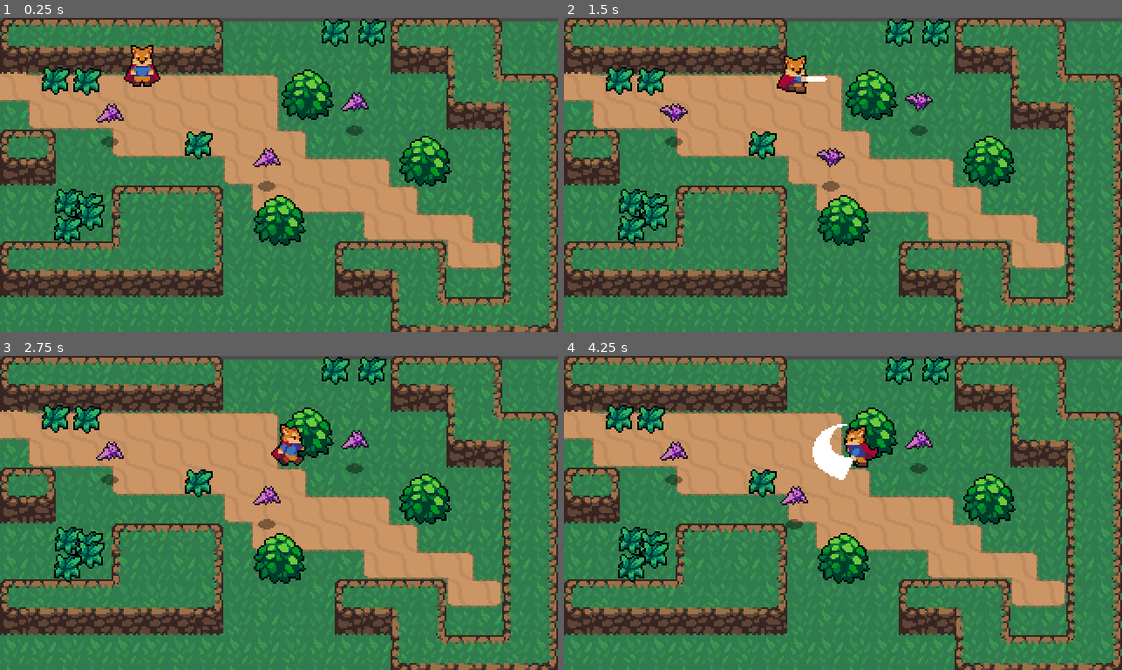
Above: before the commit, frames 1-4 (two rows, left to right).
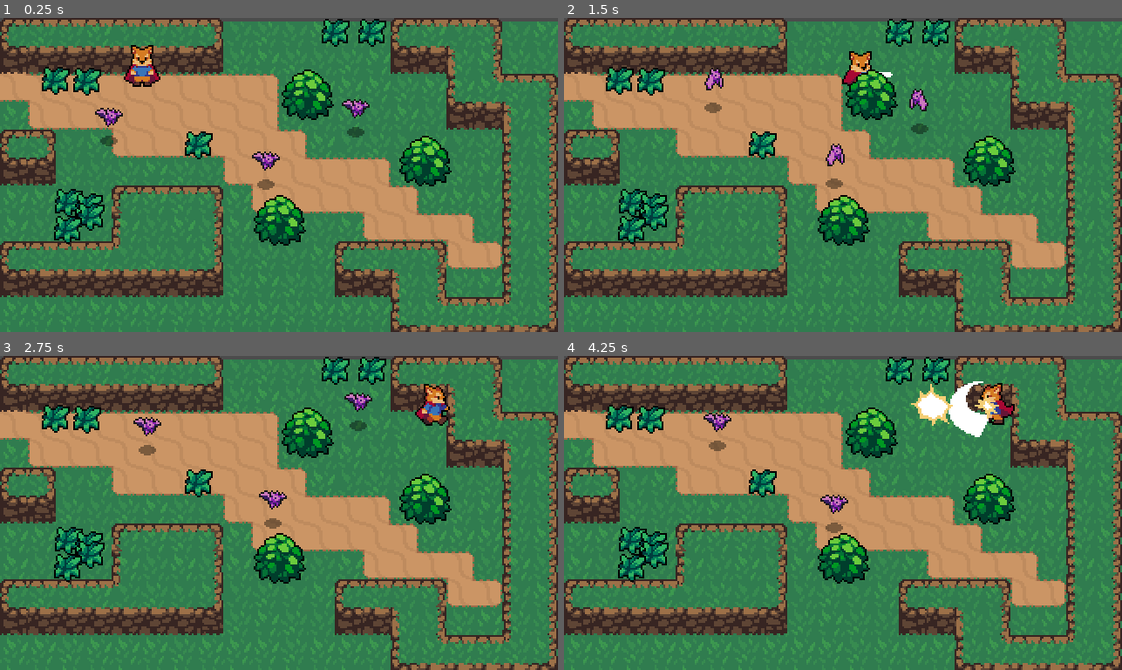
Above: after the commit, the same moments.

Repository: sunsLorenzo/godot_learn
Game: Godot game, scene res://World/world.tscn
Same seed, same stepped clock (60 frames per second), same inputs: the game is played once before the commit and once after it.
Inputs:
- Up to frame 1 (0.25 s): no input
- Up to frame 2 (1.5 s): hold Right (ui_right) 0.53-1.28 s; tap K (roll) at 0.6 s; hold Down (ui_down) from 1.28 s (still down); tap J (attack) at 1.35 s
- Up to frame 3 (2.75 s): tap K (roll) at 1.55, 2.1 s; release Down (ui_down) at 2.03 s; hold Right (ui_right) from 2.03 s (still down)
- Up to frame 4 (4.25 s): release Right (ui_right) at 2.78 s; hold Up (ui_up) 2.78-3.53 s; tap K (roll) at 2.85, 3.8 s; hold Left (ui_left) from 3.53 s (still down); hold J (attack) from 3.53 s (still down)

The runs differ from the first frame. In frame 1, 0.7% of the frame differs, in the area x 17-67%, y 23-56%; in frame 2, 1.9%; in frame 3, 2.3%; in frame 4, 4.0%, in the area x 17-81%, y 8-57%.

Commit message:
basic bat AI chasing player

Diff:
--- /dev/null
+++ b/RPG/Effects/HitEffect.tscn
@@ -0,0 +1,25 @@
+[gd_scene load_steps=6 format=2]
+
+[ext_resource path="res://Effects/HitEffect.png" type="Texture" id=1]
+[ext_resource path="res://Effects/Effect.gd" type="Script" id=2]
+
+[sub_resource type="AtlasTexture" id=1]
+atlas = ExtResource( 1 )
+region = Rect2( 0, 0, 24, 24 )
+
+[sub_resource type="AtlasTexture" id=2]
+atlas = ExtResource( 1 )
+region = Rect2( 24, 0, 24, 24 )
+
+[sub_resource type="SpriteFrames" id=3]
+animations = [ {
+"frames": [ SubResource( 1 ), SubResource( 2 ) ],
+"loop": true,
+"name": "default",
+"speed": 5.0
+} ]
+
+[node name="HitEffect" type="AnimatedSprite"]
+frames = SubResource( 3 )
+offset = Vector2( -8, -8 )
+script = ExtResource( 2 )
--- /dev/null
+++ b/RPG/Effects/PlayerDetectionZone.gd
@@ -0,0 +1,15 @@
+extends Area2D
+
+
+var player = null
+
+
+func can_see_player():
+	return player != null
+
+func _on_PlayerDetectionZone_body_entered(body):
+	player = body
+
+
+func _on_PlayerDetectionZone_body_exited(body):
+	player = null
--- /dev/null
+++ b/RPG/Effects/PlayerDetectionZone.tscn
@@ -0,0 +1,16 @@
+[gd_scene load_steps=3 format=2]
+
+[ext_resource path="res://Effects/PlayerDetectionZone.gd" type="Script" id=1]
+
+[sub_resource type="CircleShape2D" id=1]
+radius = 47.1749
+
+[node name="PlayerDetectionZone" type="Area2D"]
+collision_layer = 0
+collision_mask = 2
+script = ExtResource( 1 )
+
+[node name="CollisionShape2D" type="CollisionShape2D" parent="."]
+shape = SubResource( 1 )
+[connection signal="body_entered" from="." to="." method="_on_PlayerDetectionZone_body_entered"]
+[connection signal="body_exited" from="." to="." method="_on_PlayerDetectionZone_body_exited"]
--- a/RPG/Enemies/Bat.gd
+++ b/RPG/Enemies/Bat.gd
@@ -1,10 +1,22 @@
 extends KinematicBody2D
 
 const EnemyEffect = preload("res://Effects/EnemyDeathEffect.tscn")
+enum{
+	IDLE,
+	WANDER,
+	CHASE
+}
+export var ACCELARATION = 100
+export var MAX_SPPED = 50
+export var FRICTION = 400
 
+var state = IDLE
+
+var velocity = Vector2.ZERO
 var knockback = Vector2.ZERO
+onready var sprite = $AnimatedBatSprite
 onready var  stats = $Stats
-
+onready var playerDetectionZone = $PlayerDetectionZone
 
 func _ready():
 	print(stats.max_health)
@@ -13,6 +25,33 @@
 func _physics_process(delta):
 	knockback = knockback.move_toward(Vector2.ZERO, 300*delta)
 	knockback = move_and_slide(knockback)
+
+	match state:
+		IDLE:
+			velocity =  velocity.move_toward(Vector2.ZERO, FRICTION*delta)
+			seek_player()
+		WANDER:
+			velocity.x = rand_range(-1,1)
+			velocity.y = rand_range(-1,1)
+			velocity = velocity.normalized()*MAX_SPPED*0.3
+#			velocity = velocity.move_toward(velocity*MAX_SPPED, ACCELARATION*delta)
+			state=IDLE
+		CHASE:
+			var player = playerDetectionZone.player
+			if player!=null:
+				var direction = (player.global_position -global_position).normalized()
+				velocity = velocity.move_toward(direction*MAX_SPPED, ACCELARATION*delta)
+			else:
+				state=WANDER
+			sprite.flip_h = velocity.x<0
+
+	velocity = move_and_slide(velocity)
+
+func seek_player():
+	if playerDetectionZone.can_see_player():
+		state = CHASE
+	else:
+		state = WANDER
 
 func _on_Hurtbox_area_entered(area):
 	stats.health -= area.damage
--- a/RPG/Enemies/Bat.tscn
+++ b/RPG/Enemies/Bat.tscn
@@ -1,10 +1,11 @@
-[gd_scene load_steps=14 format=2]
+[gd_scene load_steps=15 format=2]
 
 [ext_resource path="res://Enemies/Bat.png" type="Texture" id=1]
 [ext_resource path="res://Shadows/SmallShadow.png" type="Texture" id=2]
 [ext_resource path="res://Hit_Hurt_boxs/Hurtbox.tscn" type="PackedScene" id=3]
 [ext_resource path="res://Enemies/Bat.gd" type="Script" id=4]
 [ext_resource path="res://Stats.tscn" type="PackedScene" id=5]
+[ext_resource path="res://Effects/PlayerDetectionZone.tscn" type="PackedScene" id=6]
 
 [sub_resource type="AtlasTexture" id=1]
 atlas = ExtResource( 1 )
@@ -48,7 +49,7 @@
 [node name="AnimatedBatSprite" type="AnimatedSprite" parent="."]
 frames = SubResource( 6 )
 animation = "Fly"
-frame = 3
+frame = 2
 playing = true
 offset = Vector2( 0, -12 )
 
@@ -69,7 +70,11 @@
 
 [node name="Stats" parent="." instance=ExtResource( 5 )]
 max_health = 2
+
+[node name="PlayerDetectionZone" parent="." instance=ExtResource( 6 )]
 [connection signal="area_entered" from="Hurtbox" to="." method="_on_Hurtbox_area_entered"]
 [connection signal="no_health" from="Stats" to="." method="_on_Stats_no_health"]
 
 [editable path="Hurtbox"]
+
+[editable path="PlayerDetectionZone"]
--- /dev/null
+++ b/RPG/Hit_Hurt_boxs/Hurtbox.gd
@@ -0,0 +1,11 @@
+extends Area2D
+
+const HitEffct = preload("res://Effects/HitEffect.tscn")
+export(bool) var show_effct = true
+
+func _on_Hurtbox_area_entered(area):
+	if show_effct:
+		var hitEffect  = HitEffct.instance()
+		var main = get_tree().current_scene
+		main.add_child(hitEffect)
+		hitEffect.global_position = global_position
--- a/RPG/Hit_Hurt_boxs/Hurtbox.tscn
+++ b/RPG/Hit_Hurt_boxs/Hurtbox.tscn
@@ -1,7 +1,11 @@
-[gd_scene format=2]
+[gd_scene load_steps=2 format=2]
+
+[ext_resource path="res://Hit_Hurt_boxs/Hurtbox.gd" type="Script" id=1]
 
 [node name="Hurtbox" type="Area2D"]
 collision_layer = 0
 collision_mask = 0
+script = ExtResource( 1 )
 
 [node name="CollisionShape2D" type="CollisionShape2D" parent="."]
+[connection signal="area_entered" from="." to="." method="_on_Hurtbox_area_entered"]
--- a/RPG/Player/player.gd
+++ b/RPG/Player/player.gd
@@ -64,7 +64,7 @@
 	animationState.travel("Attack")
 
 func roll_state(delta):
-	velocity = MAX_SPEED * roll_vector * 1.5
+	velocity = MAX_SPEED * roll_vector * 1.25
 	animationState.travel("Roll")
 	move(velocity)
 
--- a/RPG/Player/player.tscn
+++ b/RPG/Player/player.tscn
@@ -604,6 +604,7 @@
 collision_layer = 2
 collision_mask = 9
 script = ExtResource( 1 )
+MAX_SPEED = 100
 
 [node name="Sprite" type="Sprite" parent="."]
 position = Vector2( 0, -9.12436 )
--- a/RPG/World/grass.tscn
+++ b/RPG/World/grass.tscn
@@ -16,6 +16,7 @@
 [node name="Hurtbox" parent="." instance=ExtResource( 3 )]
 collision_layer = 8
 collision_mask = 2
+show_effct = false
 
 [node name="CollisionShape2D" parent="Hurtbox" index="0"]
 shape = SubResource( 1 )
